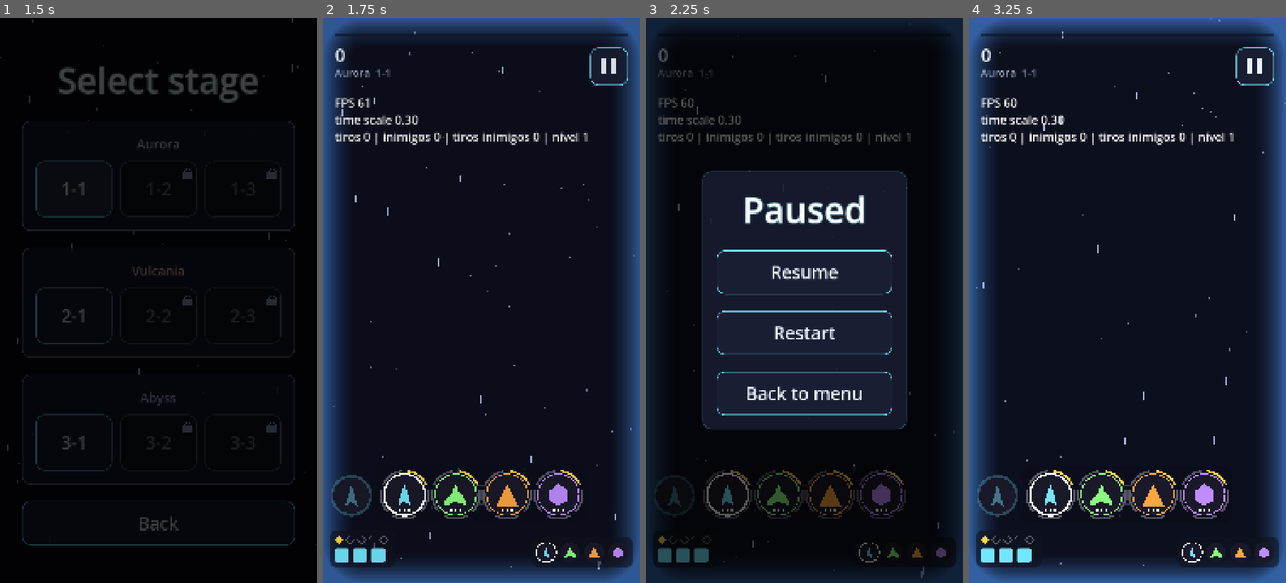
Above: before the commit, frames 1-4 (left to right).
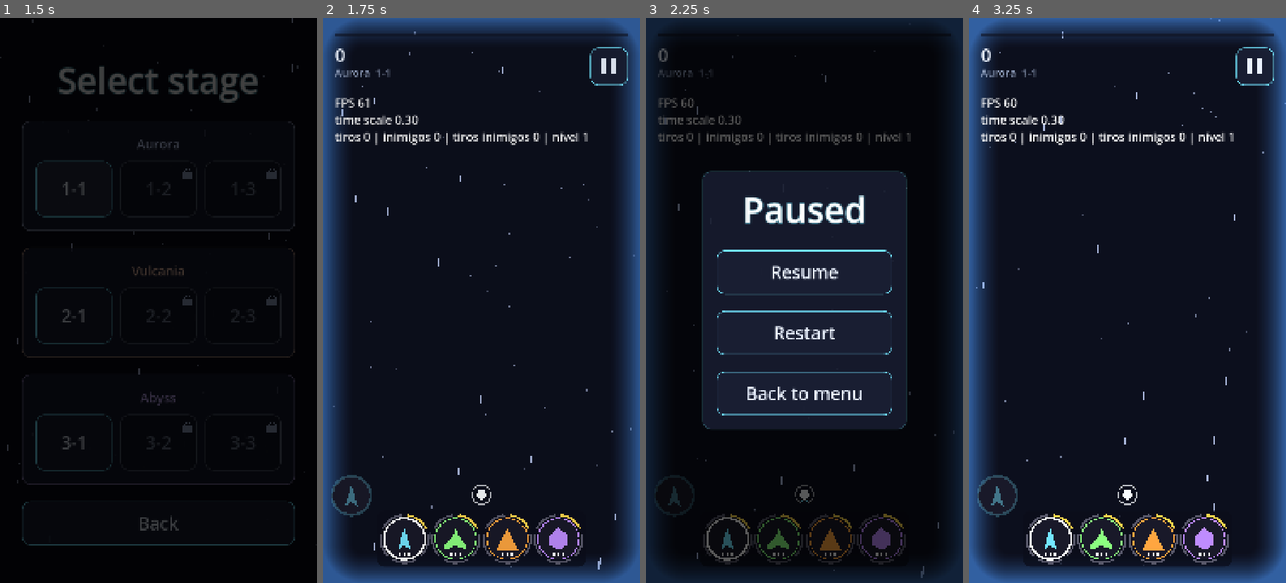
Above: after the commit, the same moments.

Repository: GDPonsoni/Nucleon-Squad-3D
Game: Godot game, scene res://scenes/menu.tscn
The game is run twice, just before and just after one commit, with the same random seed, the same clock (stepped at 60 frames per second) and the same inputs.
Inputs (mouse positions are in pixels of both pictures, inside the frame that each line leads up to):
- Up to frame 1 (1.5 s): click "Play" at 0.5 s; click (72, 187) at 1.27 s
- Up to frame 2 (1.75 s): no input
- Up to frame 3 (2.25 s): click (931, 68) at 2 s
- Up to frame 4 (3.25 s): click "Restart" at 2.75 s

Frame 1 is identical in both runs. In frame 2, 4.0% of the frame differs, in the area x 2-98%, y 79-98%; in frame 3, 3.4%; in frame 4, 4.0%.

Commit message:
feat(weapons): adiciona as naves Lança e Artilharia
Lança (azul): tiro lento e forte que atravessa inimigos (pierce), boa
contra filas, colunas e Tanques; especial: leque de 7 lanças gigantes
que atravessam tudo. Artilharia (coral): projéteis lentos que explodem
em área (splash), boa contra formações; especial: bombardeio de 12
explosões pela tela. Ambas com 5 níveis em data/weapons/.

Também baixa a faixa de troca para a área do HUD da base (que some
enquanto ela aparece), para não cobrir a nave na posição inicial.

Co-Authored-By: Claude Opus 5.5 <noreply@anthropic.com>

Diff:
--- /dev/null
+++ b/data/bodies/artillery_body.tres
@@ -0,0 +1,11 @@
+[gd_resource type="Resource" script_class="BodyData" format=3]
+
+[ext_resource type="Script" path="res://scripts/player/body_data.gd" id="1_script"]
+[ext_resource type="Resource" path="res://data/weapons/blast.tres" id="2_weapon"]
+
+[resource]
+script = ExtResource("1_script")
+id = &"artillery_body"
+color = Color(1, 0.45, 0.3, 1)
+shape = PackedVector2Array(0, -0.45, 0.2, -0.3, 0.2, -0.05, 0.5, 0.15, 0.5, 0.5, -0.5, 0.5, -0.5, 0.15, -0.2, -0.05, -0.2, -0.3)
+weapon = ExtResource("2_weapon")
--- /dev/null
+++ b/data/bodies/lance_body.tres
@@ -0,0 +1,11 @@
+[gd_resource type="Resource" script_class="BodyData" format=3]
+
+[ext_resource type="Script" path="res://scripts/player/body_data.gd" id="1_script"]
+[ext_resource type="Resource" path="res://data/weapons/pierce.tres" id="2_weapon"]
+
+[resource]
+script = ExtResource("1_script")
+id = &"lance_body"
+color = Color(0.4, 0.55, 1, 1)
+shape = PackedVector2Array(0, -0.55, 0.12, -0.1, 0.35, 0.4, 0.12, 0.3, 0, 0.5, -0.12, 0.3, -0.35, 0.4, -0.12, -0.1)
+weapon = ExtResource("2_weapon")
--- /dev/null
+++ b/data/weapons/blast.tres
@@ -0,0 +1,71 @@
+[gd_resource type="Resource" script_class="WeaponData" format=3]
+
+[ext_resource type="Script" path="res://scripts/weapons/weapon_data.gd" id="1_script"]
+[ext_resource type="Script" path="res://scripts/weapons/weapon_level.gd" id="2_level"]
+
+[sub_resource type="Resource" id="WeaponLevel_lv1"]
+script = ExtResource("2_level")
+damage = 3
+fire_rate = 1.6
+projectile_speed = 950.0
+projectile_size = Vector2(26, 26)
+projectile_shape = 1
+projectile_count = 1
+spread_degrees = 0.0
+splash_radius = 120.0
+
+[sub_resource type="Resource" id="WeaponLevel_lv2"]
+script = ExtResource("2_level")
+damage = 3
+fire_rate = 1.9
+projectile_speed = 950.0
+projectile_size = Vector2(26, 26)
+projectile_shape = 1
+projectile_count = 1
+spread_degrees = 0.0
+splash_radius = 145.0
+
+[sub_resource type="Resource" id="WeaponLevel_lv3"]
+script = ExtResource("2_level")
+damage = 3
+fire_rate = 1.9
+projectile_speed = 950.0
+projectile_size = Vector2(26, 26)
+projectile_shape = 1
+projectile_count = 2
+spread_degrees = 16.0
+splash_radius = 150.0
+
+[sub_resource type="Resource" id="WeaponLevel_lv4"]
+script = ExtResource("2_level")
+damage = 4
+fire_rate = 2.1
+projectile_speed = 950.0
+projectile_size = Vector2(26, 26)
+projectile_shape = 1
+projectile_count = 2
+spread_degrees = 16.0
+splash_radius = 175.0
+
+[sub_resource type="Resource" id="WeaponLevel_lv5"]
+script = ExtResource("2_level")
+damage = 5
+fire_rate = 2.2
+projectile_speed = 950.0
+projectile_size = Vector2(26, 26)
+projectile_shape = 1
+projectile_count = 3
+spread_degrees = 24.0
+splash_radius = 190.0
+
+[resource]
+script = ExtResource("1_script")
+id = &"blast"
+kind = 5
+color = Color(1, 0.45, 0.3, 1)
+levels = Array[ExtResource("2_level")]([SubResource("WeaponLevel_lv1"), SubResource("WeaponLevel_lv2"), SubResource("WeaponLevel_lv3"), SubResource("WeaponLevel_lv4"), SubResource("WeaponLevel_lv5")])
+special_charge_seconds = 20.0
+special_damage = 20
+special_count = 12
+special_radius = 230.0
+special_duration = 1.4
--- /dev/null
+++ b/data/weapons/pierce.tres
@@ -0,0 +1,70 @@
+[gd_resource type="Resource" script_class="WeaponData" format=3]
+
+[ext_resource type="Script" path="res://scripts/weapons/weapon_data.gd" id="1_script"]
+[ext_resource type="Script" path="res://scripts/weapons/weapon_level.gd" id="2_level"]
+
+[sub_resource type="Resource" id="WeaponLevel_lv1"]
+script = ExtResource("2_level")
+damage = 4
+fire_rate = 2.5
+projectile_speed = 2600.0
+projectile_size = Vector2(10, 70)
+projectile_shape = 0
+projectile_count = 1
+spread_degrees = 0.0
+pierce = 2
+
+[sub_resource type="Resource" id="WeaponLevel_lv2"]
+script = ExtResource("2_level")
+damage = 5
+fire_rate = 2.8
+projectile_speed = 2600.0
+projectile_size = Vector2(12, 80)
+projectile_shape = 0
+projectile_count = 1
+spread_degrees = 0.0
+pierce = 3
+
+[sub_resource type="Resource" id="WeaponLevel_lv3"]
+script = ExtResource("2_level")
+damage = 5
+fire_rate = 2.8
+projectile_speed = 2600.0
+projectile_size = Vector2(12, 80)
+projectile_shape = 0
+projectile_count = 2
+spread_degrees = 6.0
+pierce = 4
+
+[sub_resource type="Resource" id="WeaponLevel_lv4"]
+script = ExtResource("2_level")
+damage = 6
+fire_rate = 3.0
+projectile_speed = 2600.0
+projectile_size = Vector2(14, 90)
+projectile_shape = 0
+projectile_count = 3
+spread_degrees = 10.0
+pierce = 5
+
+[sub_resource type="Resource" id="WeaponLevel_lv5"]
+script = ExtResource("2_level")
+damage = 8
+fire_rate = 3.0
+projectile_speed = 2600.0
+projectile_size = Vector2(16, 110)
+projectile_shape = 0
+projectile_count = 3
+spread_degrees = 10.0
+pierce = 99
+
+[resource]
+script = ExtResource("1_script")
+id = &"pierce"
+kind = 4
+color = Color(0.4, 0.55, 1, 1)
+levels = Array[ExtResource("2_level")]([SubResource("WeaponLevel_lv1"), SubResource("WeaponLevel_lv2"), SubResource("WeaponLevel_lv3"), SubResource("WeaponLevel_lv4"), SubResource("WeaponLevel_lv5")])
+special_charge_seconds = 18.0
+special_damage = 12
+special_count = 7
+special_width = 40.0
--- a/scripts/core/combat_system.gd
+++ b/scripts/core/combat_system.gd
@@ -7,6 +7,8 @@
 
 signal player_hit(damage: int)
 signal powerup_collected(kind: PowerUp.Kind)
+## Projétil explosivo acertou: para desenhar a explosão.
+signal splashed(pos: Vector2, radius: float, color: Color)
 
 var _context: CombatContext
 var _player: Player
@@ -33,13 +35,32 @@
 		var bullet := bullets[i] as Bullet
 		for item in enemies:
 			var enemy := item as Enemy
-			if not enemy.visible:
+			if not enemy.visible or bullet.already_pierced(enemy):
 				continue
 			var reach: float = bullet.radius + enemy.radius
-			if bullet.position.distance_squared_to(enemy.position) <= reach * reach:
-				_context.player_bullets.release(bullet)
-				enemy.take_damage(bullet.damage)
-				break
+			if bullet.position.distance_squared_to(enemy.position) > reach * reach:
+				continue
+			enemy.take_damage(bullet.damage)
+			if bullet.splash_radius > 0.0:
+				_splash(bullet, enemy)
+			if bullet.pierce_left > 0:
+				# Atravessa e segue procurando outros inimigos
+				bullet.pierce(enemy)
+				continue
+			_context.player_bullets.release(bullet)
+			break
+
+
+## Dano em área em volta do acerto (o inimigo atingido já levou o dano direto).
+func _splash(bullet: Bullet, direct: Enemy) -> void:
+	var center: Vector2 = bullet.position
+	for item in _context.hostiles():
+		var enemy := item as Enemy
+		if enemy == direct or not enemy.visible:
+			continue
+		if enemy.position.distance_to(center) <= bullet.splash_radius + enemy.radius * 0.5:
+			enemy.take_damage(bullet.damage)
+	splashed.emit(center, bullet.splash_radius, bullet.color())
 
 
 ## Área de coleta generosa (maior que a hitbox), centrada na nave.
--- a/scripts/core/game.gd
+++ b/scripts/core/game.gd
@@ -116,6 +116,7 @@
 	combat.setup(context, player)
 	combat.player_hit.connect(_on_player_hit)
 	combat.powerup_collected.connect(_on_powerup_collected)
+	combat.splashed.connect(func(pos: Vector2, radius: float, color: Color) -> void: _explode(pos, radius * 0.5, color))
 
 	var slow_overlay := SlowMotionOverlay.new()
 	slow_overlay.name = "SlowMotionOverlay"
@@ -150,6 +151,7 @@
 
 ## Fase concluída quando o tempo acaba e não sobram inimigos (ou após um limite de espera).
 func _process(delta: float) -> void:
+	hud.hide_bottom_panels = switcher.visible
 	if not _match_over and player.body != null:
 		state.charge_special(delta)
 	if not _spawning_done or _match_over:
--- a/scripts/core/params.gd
+++ b/scripts/core/params.gd
@@ -117,7 +117,7 @@
 # --- Troca de corpo (ícones na câmera lenta) ---
 var switch_invulnerability_seconds: float = 2.0
 var switch_icon_radius: float = 70.0
-var switch_strip_bottom: float = 300.0  # centro da faixa de troca, a partir da base da tela
+var switch_strip_bottom: float = 150.0  # centro da faixa de troca, a partir da base da tela (no lugar dos painéis do HUD)
 var switch_strip_spacing: float = 175.0  # entre ícones da faixa
 var switch_strip_side_margin: float = 30.0
 var switch_strip_padding: float = 14.0
@@ -168,6 +168,13 @@
 var special_missile_size: Vector2 = Vector2(20.0, 32.0)
 var special_missile_lifetime: float = 3.0
 var special_missile_turn_degrees: float = 360.0
+var special_lance_spread_degrees: float = 50.0
+var special_lance_length_ratio: float = 4.0  # comprimento em relação à largura
+var special_lance_speed: float = 2400.0
+var special_lance_pierce: int = 999
+var special_bombard_area: float = 0.75  # explosões caem até essa fração da altura
+var special_bombard_aim_chance: float = 0.6  # chance de mirar num inimigo
+var special_bombard_blast_seconds: float = 0.35
 
 # --- Power-ups ---
 var powerup_every_kills: int = 8  # 1 power-up a cada N inimigos destruídos
--- a/scripts/ui/hud.gd
+++ b/scripts/ui/hud.gd
@@ -19,6 +19,8 @@
 var _boss_label: Label
 var _warning: Label
 var _special: SpecialButton
+## Faixa de troca visível: esconde os painéis da base (ela já mostra hits e níveis).
+var hide_bottom_panels: bool = false
 
 
 func _ready() -> void:
@@ -139,8 +141,9 @@
 	else:
 		_draw_progress()
 	var bottom: float = _canvas.size.y - Params.hud_margin.y
-	_draw_hits_and_level(bottom)
-	_draw_formation(bottom)
+	if not hide_bottom_panels:
+		_draw_hits_and_level(bottom)
+		_draw_formation(bottom)
 
 
 ## Barra fina no topo, entre a margem e o botão de pausa.
--- /dev/null
+++ b/scripts/weapons/bombardment.gd
@@ -0,0 +1,38 @@
+class_name Bombardment
+extends Node
+## Especial da Artilharia: explosões espalhadas pela parte de cima da tela, uma após
+## a outra. Cada uma é um anel curto que causa dano e apaga os tiros inimigos.
+
+var _context: CombatContext
+var _data: WeaponData
+var _world: Node
+var _left: int = 0
+var _cooldown: float = 0.0
+
+
+func setup(context: CombatContext, data: WeaponData, world: Node) -> void:
+	_context = context
+	_data = data
+	_world = world
+	_left = data.special_count
+
+
+func _process(delta: float) -> void:
+	_cooldown -= delta
+	if _cooldown > 0.0:
+		return
+	_cooldown = _data.special_duration / _data.special_count
+	var rect: Rect2 = get_viewport().get_visible_rect()
+	var target := Vector2(
+		randf_range(rect.position.x + _data.special_radius * 0.5, rect.end.x - _data.special_radius * 0.5),
+		randf_range(rect.position.y + rect.size.y * 0.08, rect.position.y + rect.size.y * Params.special_bombard_area))
+	# Prefere cair em cima de inimigos quando há algum na tela
+	var enemy: Enemy = _context.nearest_enemy(target)
+	if enemy != null and randf() < Params.special_bombard_aim_chance:
+		target = enemy.position
+	var wave := Shockwave.new()
+	wave.setup(_context, target, _data.special_radius, Params.special_bombard_blast_seconds, _data.special_damage, _data.color)
+	_world.add_child(wave)
+	_left -= 1
+	if _left <= 0:
+		queue_free()
--- a/scripts/weapons/bullet.gd
+++ b/scripts/weapons/bullet.gd
@@ -15,10 +15,15 @@
 var target_finder: Callable
 ## Segundos até sumir (0 = só some ao sair da tela). Evita míssil circulando o alvo para sempre.
 var life_left: float = 0.0
+## Perfuração: quantos inimigos ainda atravessa (0 = some no primeiro acerto).
+var pierce_left: int = 0
+## Explosão: raio do dano em área ao acertar (0 = sem explosão).
+var splash_radius: float = 0.0
 
 var _size: Vector2
 var _color: Color
 var _shape: Shape
+var _pierced: Dictionary = {}  # inimigos já atravessados (não acerta duas vezes)
 
 
 func activate(pos: Vector2, vel: Vector2, dmg: int, size: Vector2, color: Color, shape: Shape) -> void:
@@ -30,6 +35,9 @@
 	homing_turn_growth = 0.0
 	target_finder = Callable()
 	life_left = 0.0
+	pierce_left = 0
+	splash_radius = 0.0
+	_pierced.clear()
 	_size = size
 	_color = color
 	_shape = shape
@@ -37,6 +45,20 @@
 	rotation = vel.angle() + PI * 0.5
 	queue_redraw()
 	_set_active()
+
+
+func color() -> Color:
+	return _color
+
+
+func already_pierced(enemy: Node) -> bool:
+	return _pierced.has(enemy)
+
+
+## Atravessou um inimigo: gasta uma perfuração e não o acerta de novo.
+func pierce(enemy: Node) -> void:
+	_pierced[enemy] = true
+	pierce_left -= 1
 
 
 func _process(delta: float) -> void:
--- a/scripts/weapons/projectile_weapon.gd
+++ b/scripts/weapons/projectile_weapon.gd
@@ -1,6 +1,7 @@
 class_name ProjectileWeapon
 extends Weapon
-## Dispara projéteis retos do pool: um ou vários em leque.
+## Dispara projéteis retos do pool: um ou vários em leque, que podem atravessar
+## inimigos (Lança) ou explodir em área (Artilharia).
 
 var _cooldown: float = 0.0
 
@@ -27,3 +28,5 @@
 		bullet.activate(origin, Vector2.from_angle(angle) * stats.projectile_speed, stats.damage,
 			stats.projectile_size, data.color, stats.projectile_shape)
 		bullet.life_left = stats.projectile_lifetime
+		bullet.pierce_left = stats.pierce
+		bullet.splash_radius = stats.splash_radius
--- a/scripts/weapons/special_attack.gd
+++ b/scripts/weapons/special_attack.gd
@@ -2,7 +2,8 @@
 ## Dispara o especial da arma (um por tipo, valores no grupo "Especial" da WeaponData):
 ## Raio: raio gigante + anel que limpa em volta. Leque: rajada de 360° que limpa os tiros.
 ## Mísseis: chuva de mísseis atrás de todos os inimigos na tela. Órbita: anel de energia
-## que se expande pela tela, limpa os tiros e causa dano.
+## que se expande pela tela, limpa os tiros e causa dano. Lança: leque de lanças gigantes
+## que atravessam tudo. Artilharia: bombardeio de explosões pela tela.
 
 
 static func trigger(data: WeaponData, player: Player, context: CombatContext, world: Node) -> void:
@@ -19,12 +20,32 @@
 			_missile_rain(data, player, context)
 		WeaponData.Kind.ORBIT:
 			_shockwave(context, world, player.position, data.special_radius, data.special_duration, data.special_damage, data.color)
+		WeaponData.Kind.PIERCE:
+			_lances(data, player, context)
+		WeaponData.Kind.BLAST:
+			var bombardment := Bombardment.new()
+			bombardment.setup(context, data, world)
+			world.add_child(bombardment)
 
 
 static func _shockwave(context: CombatContext, world: Node, center: Vector2, radius: float, duration: float, damage: int, color: Color) -> void:
 	var wave := Shockwave.new()
 	wave.setup(context, center, radius, duration, damage, color)
 	world.add_child(wave)
+
+
+## Leque de lanças gigantes que atravessam todos os inimigos.
+static func _lances(data: WeaponData, player: Player, context: CombatContext) -> void:
+	var spread: float = deg_to_rad(Params.special_lance_spread_degrees)
+	var size := Vector2(data.special_width, data.special_width * Params.special_lance_length_ratio)
+	for i in data.special_count:
+		var bullet := context.player_bullets.acquire() as Bullet
+		if bullet == null:
+			return
+		var t: float = 0.0 if data.special_count == 1 else float(i) / (data.special_count - 1) - 0.5
+		var dir := Vector2.from_angle(-PI * 0.5 + spread * t)
+		bullet.activate(player.position, dir * Params.special_lance_speed, data.special_damage, size, data.color, Bullet.Shape.RECT)
+		bullet.pierce_left = Params.special_lance_pierce
 
 
 ## Anéis de projéteis em 360°, um pouco defasados entre si.
--- a/scripts/weapons/weapon_data.gd
+++ b/scripts/weapons/weapon_data.gd
@@ -3,7 +3,7 @@
 ## Definição de uma arma: tipo, cor e um WeaponLevel por nível (1 a N).
 ## Valores em data/weapons/*.tres.
 
-enum Kind { BEAM, SPREAD, HOMING, ORBIT }
+enum Kind { BEAM, SPREAD, HOMING, ORBIT, PIERCE, BLAST }
 
 @export var id: StringName
 @export var kind: Kind = Kind.SPREAD
--- a/scripts/weapons/weapon_level.gd
+++ b/scripts/weapons/weapon_level.gd
@@ -13,6 +13,8 @@
 @export var spread_degrees: float = 0.0  # abertura total do leque
 @export var homing_turn_degrees: float = 0.0  # giro por segundo (0 = reto)
 @export var projectile_lifetime: float = 0.0  # segundos (0 = até sair da tela)
+@export var pierce: int = 0  # Lança: inimigos atravessados além do primeiro
+@export var splash_radius: float = 0.0  # Artilharia: raio da explosão ao acertar
 
 @export_group("Mísseis em ondas")
 @export var aim_seconds: float = 0.35  # a onda surge e mira antes de disparar
Not shown, added: scripts/weapons/bombardment.gd.uid
